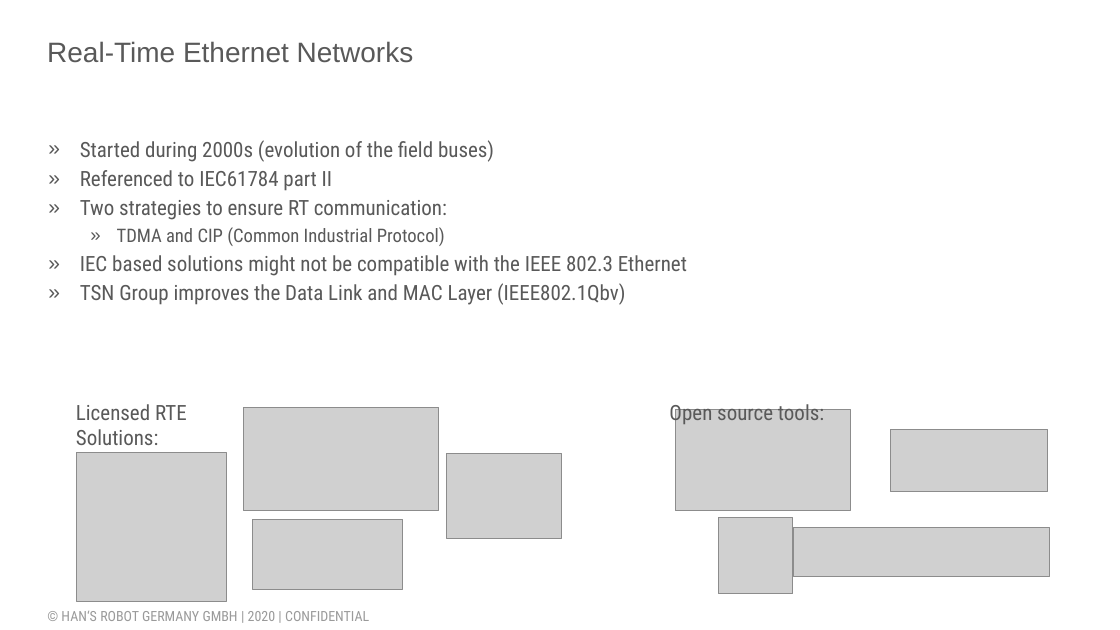
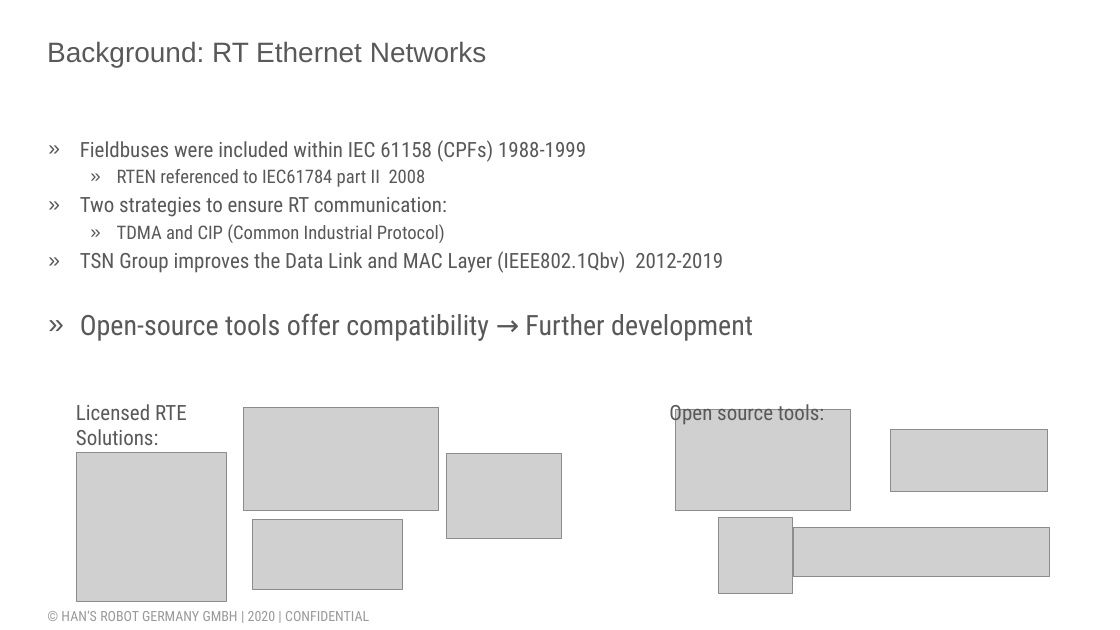
Before and after one commit to CarlosReyesHans/Projektarbeit, a slide deck: slide 4 of 03_Documentation/Presentation/Kick off presentation_v4.pptx. Drawn at 1120x630 pixels with LibreOffice and Linux fonts; fonts in the diff are those of the drawing; grey boxes stand for pictures; background and template pictures are left out. Boxes give left, top, right and bottom in pixels: in the first picture for what was removed or moved away, otherwise in the second. Text is boxed around its words. In the diff, an @@ line names an element or a change of style, - is before the commit and + after.

```diff
--- a/03_Documentation/Presentation/Kick off presentation_v4.pptx
+++ b/03_Documentation/Presentation/Kick off presentation_v4.pptx
@@ title at (47,41,487,67): text changed @@
-Real-Time Ethernet Networks
+Background: RT Ethernet Networks
@@ text at (80,140,586,187): text changed @@
-» Started during 2000s (evolution of the field buses)
-» Referenced to IEC61784 part II
+» Fieldbuses were included within IEC 61158 (CPFs) 1988-1999
+  » RTEN referenced to IEC61784 part II 2008
@@ text at (80,251,753,341): text changed @@
-» IEC based solutions might not be compatible with the IEEE 802.3 Ethernet
-» TSN Group improves the Data Link and MAC Layer (IEEE802.1Qbv)
+» TSN Group improves the Data Link and MAC Layer (IEEE802.1Qbv) 2012-2019
+  » Open-source tools offer compatibility → Further development
```
Also in this commit, not shown: 6 other slides changed, 1 slide added, 1 slide removed, 12 other files.
